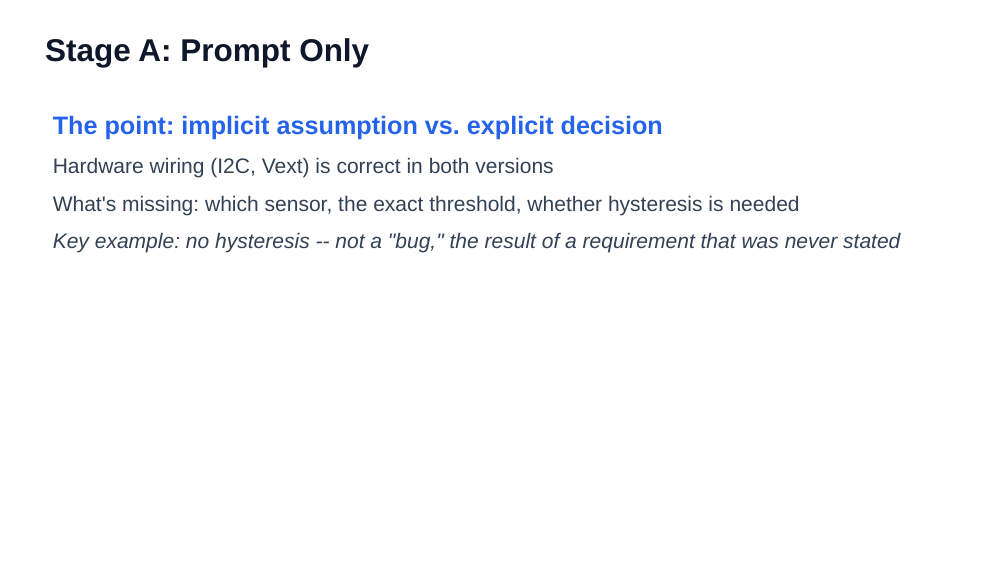
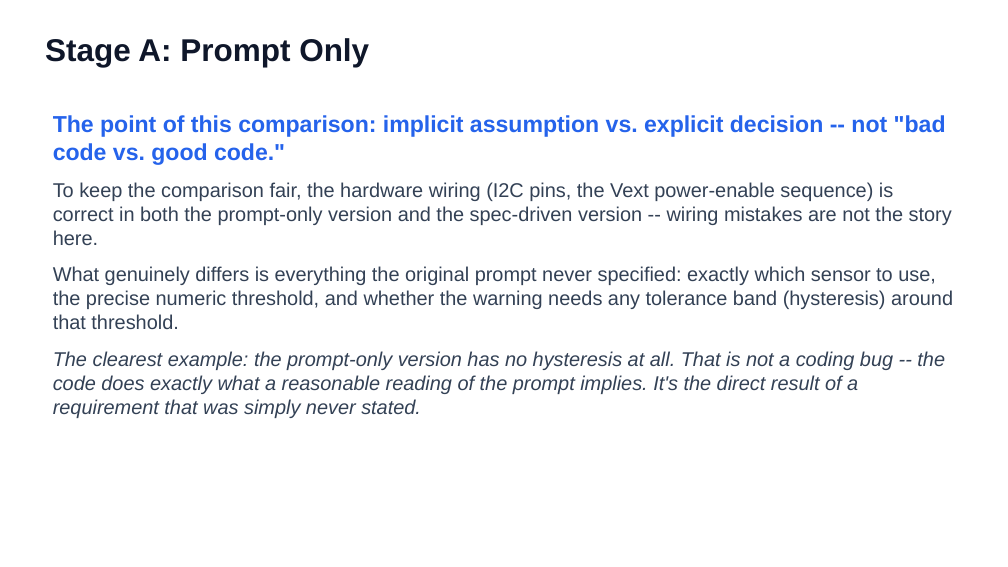
Before and after one commit to ronyronen/speckit-claude-presentation, a slide deck: slide 18 of presentation/speckit-workshop-draft-en.pptx. Drawn at 1008x567 pixels with LibreOffice and Linux fonts; fonts in the diff are those of the drawing. Boxes give left, top, right and bottom in pixels: in the first picture for what was removed or moved away, otherwise in the second. Text is boxed around its words. In the diff, an @@ line names an element or a change of style, - is before the commit and + after.

```diff
--- a/presentation/speckit-workshop-draft-en.pptx
+++ b/presentation/speckit-workshop-draft-en.pptx
@@ text at [53, 115, 953, 418]: text changed; size 20 to 19 pt @@
-The point: implicit assumption vs. explicit decision
-Hardware wiring (I2C, Vext) is correct in both versions
-What's missing: which sensor, the exact threshold, whether hysteresis is needed
-Key example: no hysteresis -- not a "bug," the result of a requirement that was never stated
+The point of this comparison: implicit assumption vs. explicit decision -- not "bad code vs. good code."
+To keep the comparison fair, the hardware wiring (I2C pins, the Vext power-enable sequence) is correct in both the prompt-only version and the spec-driven version -- wiring mistakes are not the story here.
+What genuinely differs is everything the original prompt never specified: exactly which sensor to use, the precise numeric threshold, and whether the warning needs any tolerance band (hysteresis) around that threshold.
+The clearest example: the prompt-only version has no hysteresis at all. That is not a coding bug -- the code does exactly what a reasonable reading of the prompt implies. It's the direct result of a requirement that was simply never stated.
```
Also in this commit, not shown: 8 other slides changed, 1 slide added, 1 slide removed, 1 other file.
